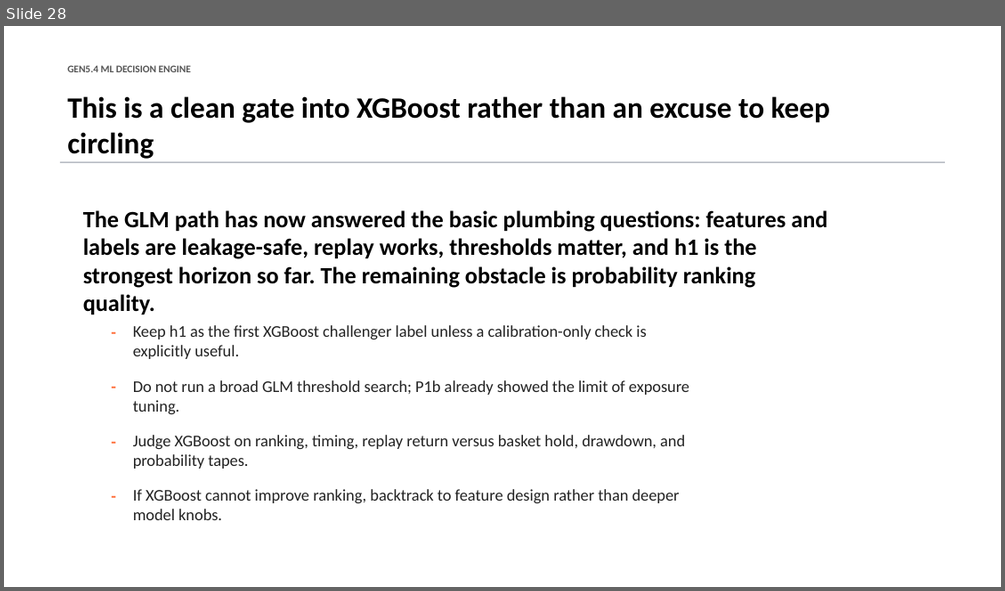
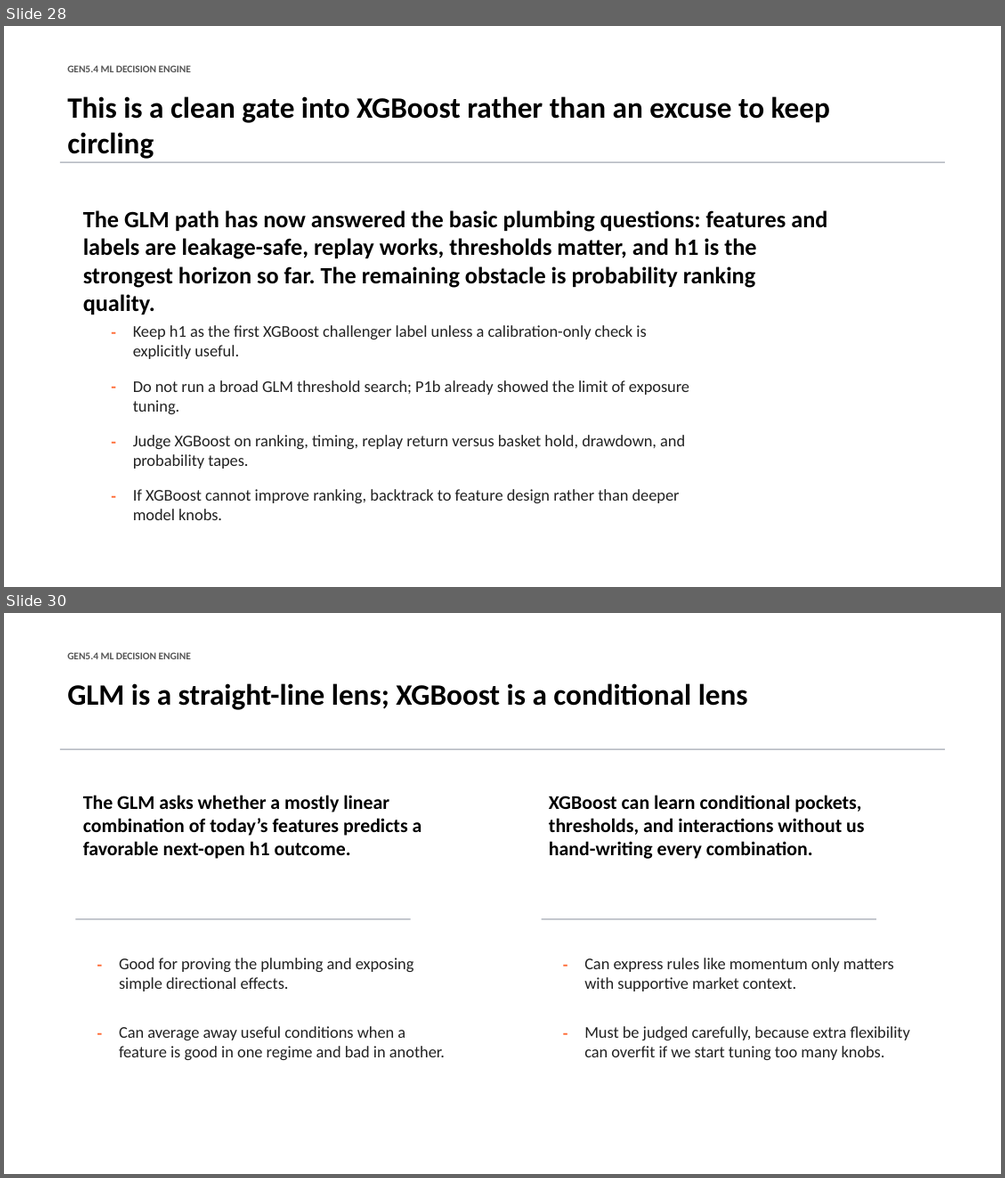
Before and after one commit to Francisc0Franc0/Time-Series-Modeling-Gen5, a slide deck: presentations/gen5_4_ml_decision_engine_incremental_build.pptx. Shown one above the other, each under a label of ours: slide 28 before the commit, slides 28 and 30 after it; the slides between them are not shown. The pictures are 1005x591 and 1005x1178 pixels, drawn with LibreOffice and Linux fonts; fonts in the diff are those of the drawing. Boxes give left, top, right and bottom in pixels: in the first picture for what was removed or moved away, otherwise in the second. Text is boxed around its words. In the diff, an @@ line names an element or a change of style, - is before the commit and + after.

Commit message:
Add Gen5.4 XGBoost challenger

```diff
--- a/presentations/gen5_4_ml_decision_engine_incremental_build.pptx
+++ b/presentations/gen5_4_ml_decision_engine_incremental_build.pptx
@@ slide 30 added at <box>4,613,1001,1174</box>, background #FFFFFF @@
@@ text added at <box>67,652,191,659</box>, 9.8 pt, text #555555, bold @@
+GEN5.4 ML DECISION ENGINE
@@ text added at <box>67,683,748,710</box>, 28.5 pt, text #000000, bold @@
+GLM is a straight-line lens; XGBoost is a conditional lens
@@ rectangle added at <box>60,748,945,750</box>, fill #B8BCC4 @@
@@ text added at <box>83,795,422,859</box>, 18.8 pt, text #000000, bold @@
+The GLM asks whether a mostly linear combination of today’s features predicts a favorable next-open h1 outcome.
@@ text added at <box>549,795,864,859</box>, 18.8 pt, text #000000, bold @@
+XGBoost can learn conditional pockets, thresholds, and interactions without us hand-writing every combination.
@@ rectangle added at <box>76,918,411,919</box>, fill #B8BCC4 @@
@@ rectangle added at <box>542,918,877,919</box>, fill #B8BCC4 @@
@@ text added at <box>90,950,105,971</box>, 15.8 pt, text #FF6B35, bold @@
+-
@@ text added at <box>119,957,414,991</box>, 15.8 pt, text #222222 @@
+Good for proving the plumbing and exposing simple directional effects.
@@ text added at <box>556,950,572,971</box>, 15.8 pt, text #FF6B35, bold @@
+-
@@ text added at <box>584,957,894,991</box>, 15.8 pt, text #222222 @@
+Can express rules like momentum only matters with supportive market context.
@@ text added at <box>90,1019,105,1039</box>, 15.8 pt, text #FF6B35, bold @@
+-
@@ text added at <box>119,1026,445,1060</box>, 15.8 pt, text #222222 @@
+Can average away useful conditions when a feature is good in one regime and bad in another.
@@ text added at <box>556,1019,572,1039</box>, 15.8 pt, text #FF6B35, bold @@
+-
@@ text added at <box>584,1026,910,1060</box>, 15.8 pt, text #222222 @@
+Must be judged carefully, because extra flexibility can overfit if we start tuning too many knobs.
```
Also in this commit, not shown: 7 other slides added, 5 other files.
